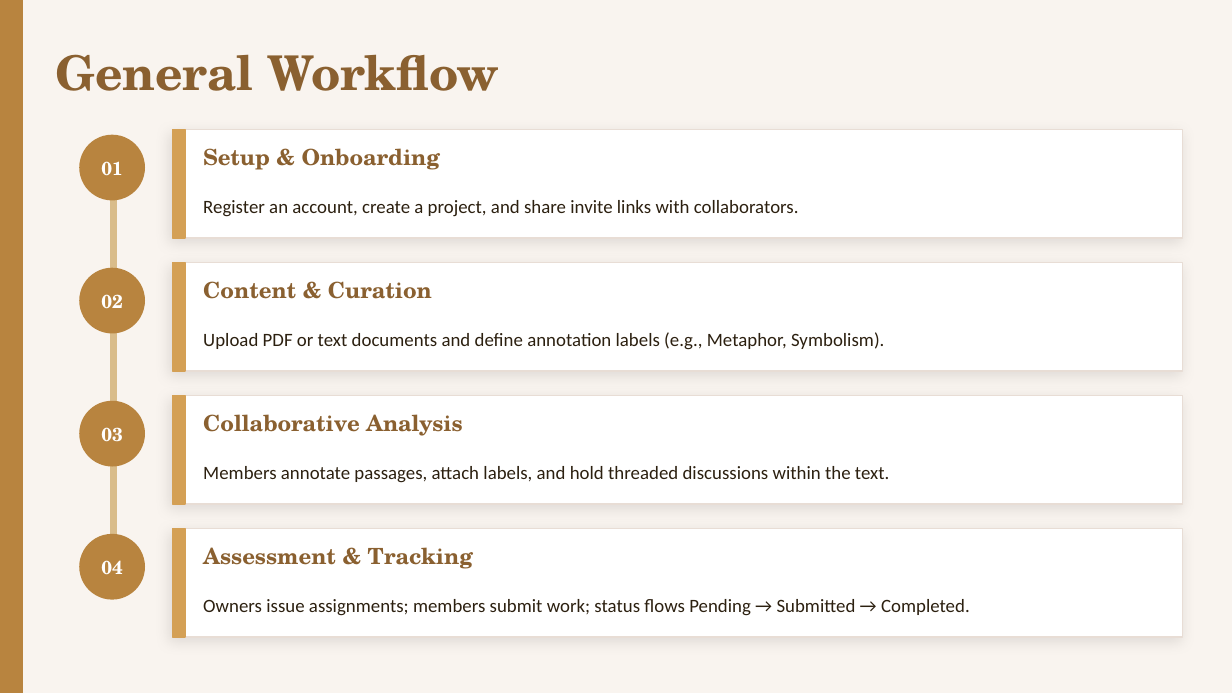
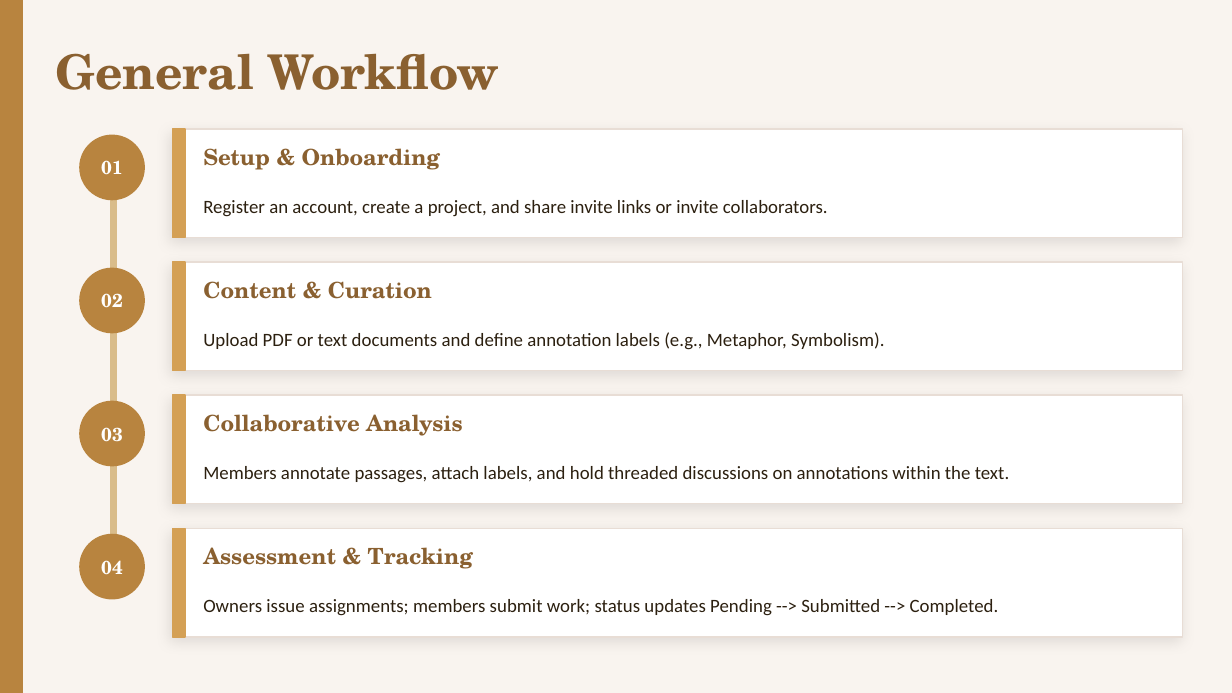
Before and after one commit to hemalchavda123/Digital-Literary-Experience-, a slide deck: slide 4 of DLE_Presentation_v3.pptx. Drawn at 1232x693 pixels with LibreOffice and Linux fonts; fonts in the diff are those of the drawing. Boxes give left, top, right and bottom in pixels: in the first picture for what was removed or moved away, otherwise in the second. Text is boxed around its words. In the diff, an @@ line names an element or a change of style, - is before the commit and + after.

```diff
--- a/DLE_Presentation_v3.pptx
+++ b/DLE_Presentation_v3.pptx
@@ text at box(203, 200, 828, 217): text changed @@
-Register an account, create a project, and share invite links with collaborators.
+Register an account, create a project, and share invite links or invite collaborators.
@@ text at box(203, 466, 1009, 483): text changed @@
-Members annotate passages, attach labels, and hold threaded discussions within the text.
+Members annotate passages, attach labels, and hold threaded discussions on annotations within the text.
@@ text at box(203, 599, 999, 616): text changed @@
-Owners issue assignments; members submit work; status flows Pending → Submitted → Completed.
+Owners issue assignments; members submit work; status updates Pending --> Submitted --> Completed.
```
Also in this commit, not shown: 4 other slides changed, 1 slide added, 2 slides removed, 1 other file.
